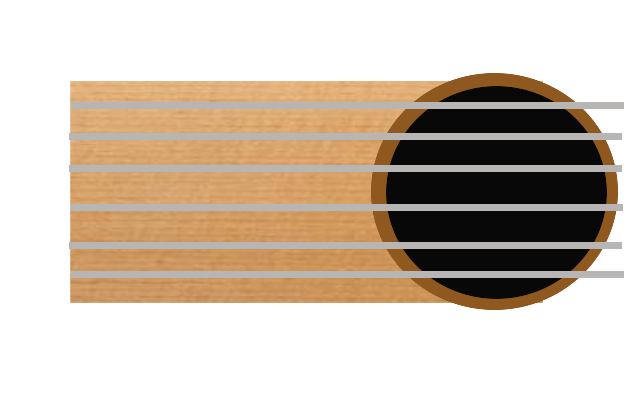
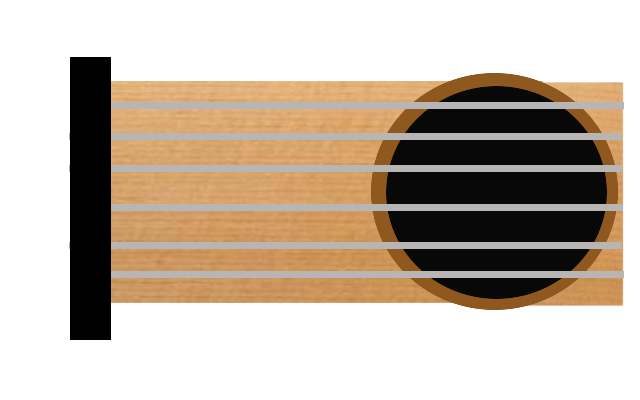
Layered file, before and after one edit (640x400). Changes by layer:
added layer "Layer #4" above "Layer #2" over [70, 57, 111, 340]
painted on "Background" over [527, 82, 624, 306]
